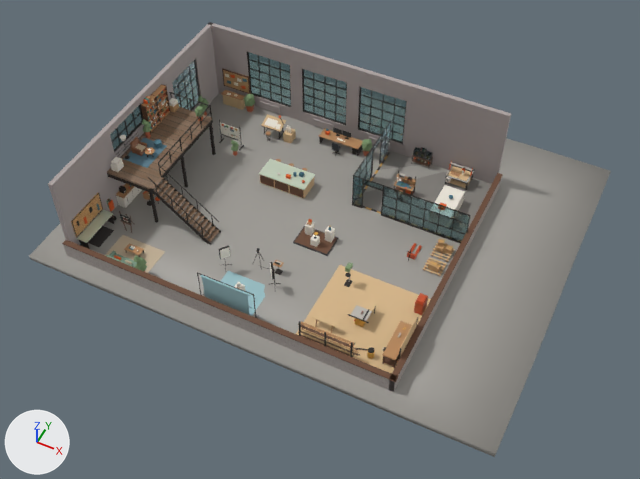
The Blender file Assets/_Portfolio/Art/Models/Workshop.blend, before and after one commit.
Before and after are seen from a 50 mm lens placed at (20.9, -36.0, 41.8), pointed at (4.3, -2.8, 0.3). The axes (+X, +Y, +Z) are drawn at lower left. The lights are the same throughout. The picture after the commit comes second.

Objects in the first picture: 'CNC_Router', 'CoffeeCorner', 'CutawayWalls', 'DesignStudioExtras', 'ElectronicsBench', 'Entrance', 'Floor', 'GalleryDeck', 'GalleryLounge', 'LoadingArea', 'MachineShopGlass', 'MachineZoneFloor', 'Mezzanine', 'PhotoStudio', 'Walls', 'Windows', 'WoodShop', 'Workbench' and 9 more.
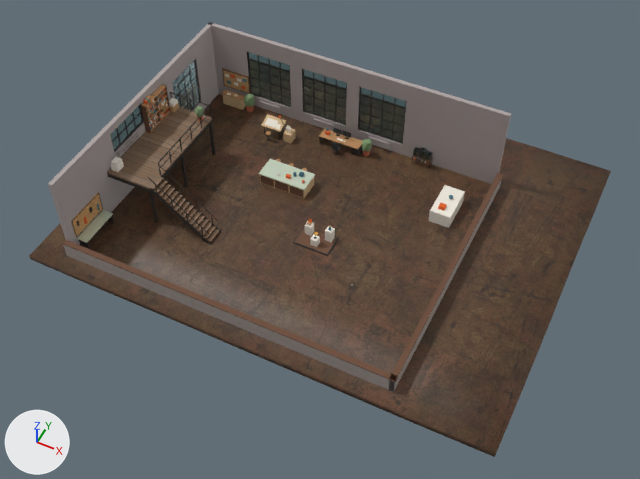
Boxes (x1, y1, x2, y2) around the edits, measured in the pictures (640 x 479 px):
'Floor', surface changed (grey to brown)
    both: (29, 94, 611, 457)
'WoodShop', deleted (beige)
    before: (296, 262, 431, 374)
'MachineShopGlass', deleted
    before: (352, 120, 470, 243)
'MachineZoneFloor', deleted
    before: (363, 151, 492, 228)
'PhotoStudio', deleted (cyan)
    before: (197, 245, 284, 318)
'Entrance', deleted (beige)
    before: (80, 198, 165, 273)
'GalleryLounge', deleted
    before: (120, 119, 167, 168)
'LoadingArea', deleted (brown)
    before: (407, 239, 455, 276)
'CNC_Router', deleted (beige)
    before: (445, 162, 474, 191)
'CoffeeCorner', deleted
    before: (116, 184, 160, 208)
'DesignStudioExtras', deleted
    before: (198, 96, 244, 156)
'ElectronicsBench', deleted
    before: (394, 171, 416, 195)

Diff of the bpy script that builds the scene:
```diff
--- a/Assets/_Portfolio/Art/Models/Workshop.blend.py
+++ b/Assets/_Portfolio/Art/Models/Workshop.blend.py
@@ img_smooth_concrete_floor_diff_2k_jpg @@
+img_smooth_concrete_floor_diff_2k_jpg = load_image('smooth_concrete_floor_diff_2k.jpg', '../Textures/Concrete/smooth_concrete_floor_diff_2k.jpg', 2048, 2048, 'sRGB')
@@ mat_material @@
 n0 = _N.new('ShaderNodeBsdfPrincipled'); n0.name = 'Principled BSDF'
-n0.inputs[0].default_value = (0.352, 0.337, 0.309, 1.0)  # 'Base Color', grey #a09d97
 n1 = _N.new('ShaderNodeOutputMaterial'); n1.name = 'Material Output'
@@ mat_material @@
 n3 = _N.new('ShaderNodeDisplacement'); n3.name = 'Displacement'
+n7 = _N.new('ShaderNodeTexImage'); n7.name = 'Image Texture.001'
+n7.image = img_smooth_concrete_floor_diff_2k_jpg
 n4 = _N.new('ShaderNodeMapping'); n4.name = 'Mapping'
@@ mat_material @@
 n5 = _N.new('NodeReroute'); n5.name = 'Reroute'
 _L.new(n6.outputs[2], n4.inputs[0])  # 'UV' to 'Vector'
+_L.new(n5.outputs[0], n7.inputs[0])  # 'Output' to 'Vector'
+_L.new(n7.outputs[0], n0.inputs[0])  # 'Color' to 'Base Color'
@@ ob_cnc_router @@
-ob_cnc_router = bpy.data.objects.new('CNC_Router', me_cnc_router)
-ob_cnc_router.parent = ob_workshop
-ob_cnc_router.location = (10.2, 6.2, 0.0)
@@ ob_electronicsbench @@
-ob_electronicsbench = bpy.data.objects.new('ElectronicsBench', me_electronicsbench)
-ob_electronicsbench.parent = ob_workshop
-ob_electronicsbench.location = (7.3, 3.6, 0.0)
@@ ob_machinezonefloor @@
-ob_machinezonefloor = bpy.data.objects.new('MachineZoneFloor', me_machinezonefloor)
-ob_machinezonefloor.parent = ob_workshop
-ob_machinezonefloor.location = (8.65, 4.1, 0.0)
@@ ob_gallerylounge @@
-ob_gallerylounge = bpy.data.objects.new('GalleryLounge', me_gallerylounge)
-ob_gallerylounge.parent = ob_workshop
-ob_gallerylounge.location = (-7.85, -3.45, 3.2)
@@ ob_machineshopglass @@
-ob_machineshopglass = bpy.data.objects.new('MachineShopGlass', me_machineshopglass)
-ob_machineshopglass.parent = ob_workshop
-ob_machineshopglass.location = (0.0, 0.0, 0.0)
@@ ob_woodshop @@
-ob_woodshop = bpy.data.objects.new('WoodShop', me_woodshop)
-ob_woodshop.parent = ob_workshop
-ob_woodshop.location = (9.25, -7.0, 0.0)
@@ ob_photostudio @@
-ob_photostudio = bpy.data.objects.new('PhotoStudio', me_photostudio)
-ob_photostudio.parent = ob_workshop
-ob_photostudio.location = (1.793, -8.059, 0.00632)
-ob_photostudio.rotation_euler = (0.0, 0.0, -3.132)  # degrees (0, 0, -179)
@@ ob_entrance @@
-ob_entrance = bpy.data.objects.new('Entrance', me_entrance)
-ob_entrance.parent = ob_workshop
-ob_entrance.location = (-6.4, -8.6, 0.0)
@@ ob_coffeecorner @@
-ob_coffeecorner = bpy.data.objects.new('CoffeeCorner', me_coffeecorner)
-ob_coffeecorner.parent = ob_workshop
-ob_coffeecorner.location = (-7.8, -4.8, 0.0)
@@ ob_designstudioextras @@
-ob_designstudioextras = bpy.data.objects.new('DesignStudioExtras', me_designstudioextras)
-ob_designstudioextras.parent = ob_workshop
-ob_designstudioextras.location = (-7.0, 3.0, 0.0)
@@ ob_loadingarea @@
-ob_loadingarea = bpy.data.objects.new('LoadingArea', me_loadingarea)
-ob_loadingarea.parent = ob_workshop
-ob_loadingarea.location = (11.3, -1.2, 0.0)
```
